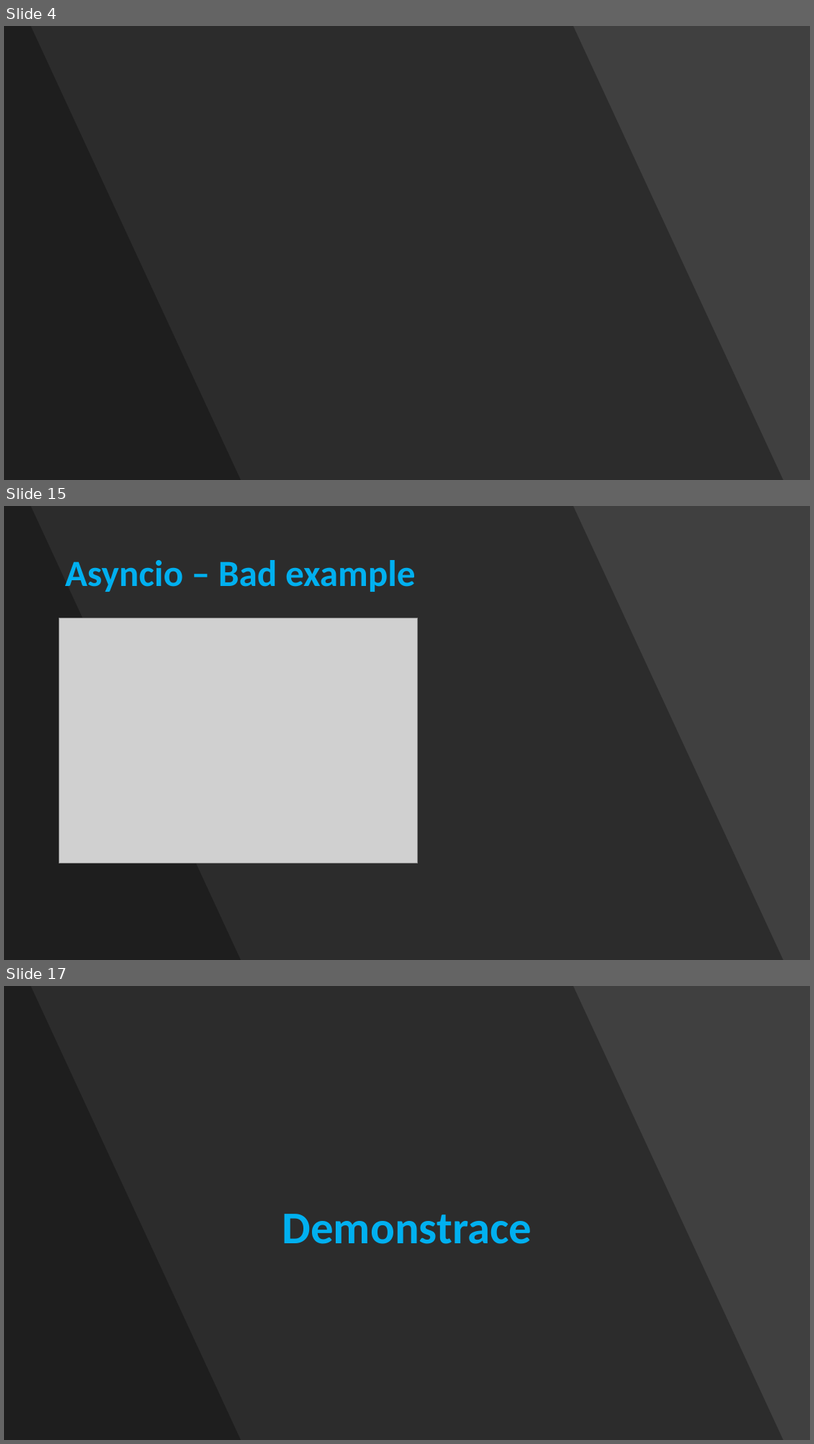
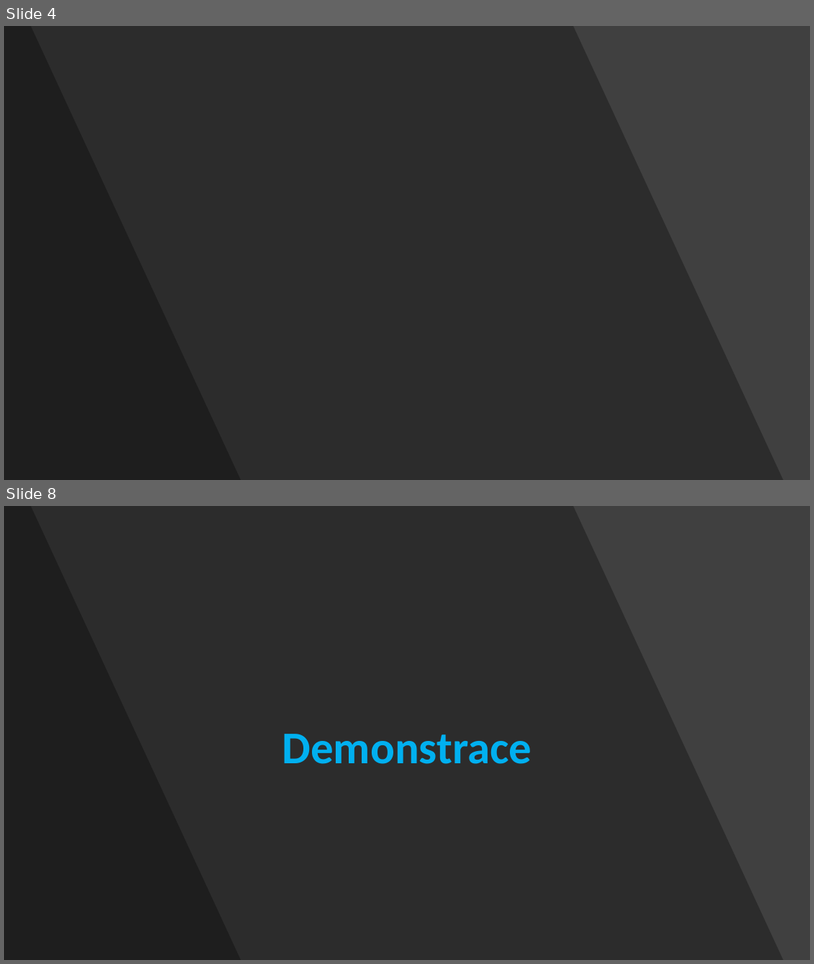
Before and after one commit to Fortex365/DiscordBot, a slide deck: Bot na platformě Discord.pptx. Shown one above the other, each under a label of ours: slides 4, 15 and 17 before the commit, slides 4 and 8 after it; the slides between them are not shown. The pictures are 814x1444 and 814x964 pixels, drawn with LibreOffice and Linux fonts; fonts in the diff are those of the drawing; grey boxes stand for pictures; background and template pictures are left out. Boxes give left, top, right and bottom in pixels: in the first picture for what was removed or moved away, otherwise in the second. Text is boxed around its words. In the diff, an @@ line names an element or a change of style, - is before the commit and + after.

```diff
--- a/Bot na platformě Discord.pptx
+++ b/Bot na platformě Discord.pptx
@@ slide 15 removed at [4, 506, 810, 960], background #404040 @@
@@ freeform shape removed at [4, 506, 784, 960] @@
@@ freeform shape removed at [4, 506, 241, 960] @@
@@ title removed at [65, 560, 416, 592] @@
-Asyncio – Bad example
@@ picture removed at [59, 618, 418, 863] @@
@@ what was slide 17 is now slide 8 @@
```
Also in this commit, not shown: 9 slides changed, 6 slides added, 7 other slides removed, 1 other file.
